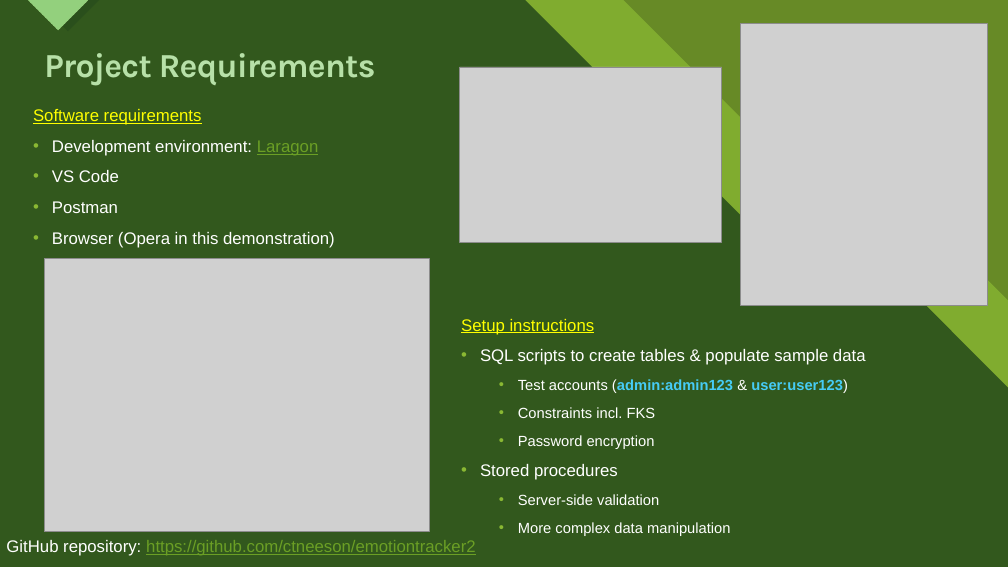
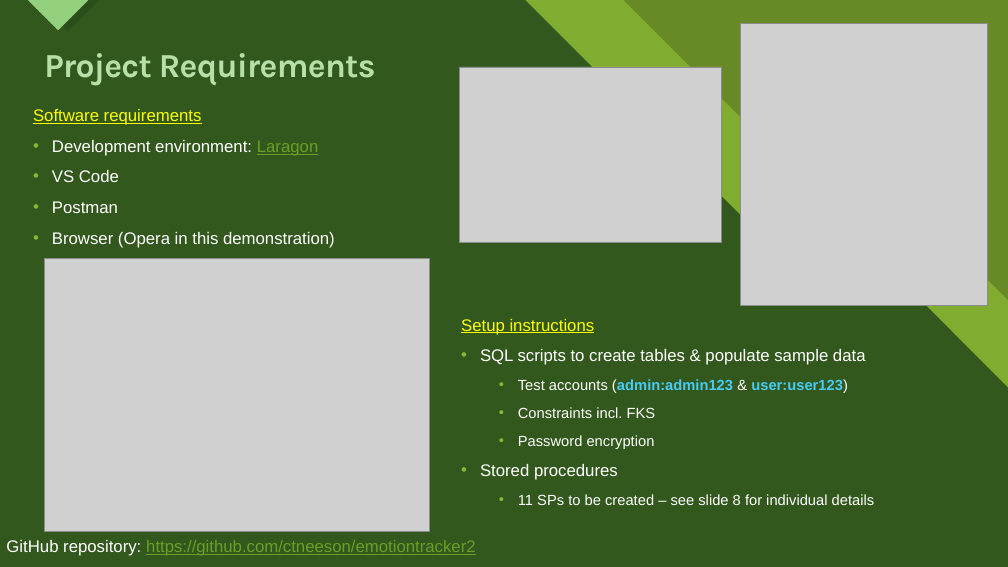
Before and after one commit to ctneeson/emotiontracker2, a slide deck: slide 3 of Emotion Tracker App Project.pptx (slide 2 before the commit). Drawn at 1008x567 pixels with LibreOffice and Linux fonts; fonts in the diff are those of the drawing; grey boxes stand for pictures. Boxes give left, top, right and bottom in pixels: in the first picture for what was removed or moved away, otherwise in the second. Text is boxed around its words. In the diff, an @@ line names an element or a change of style, - is before the commit and + after.

```diff
--- a/Emotion Tracker App Project.pptx
+++ b/Emotion Tracker App Project.pptx
@@ text at [518,494,875,505]: text changed @@
-  • Server-side validation
-  • More complex data manipulation
+  • 11 SPs to be created – see slide 8 for individual details
```
Also in this commit, not shown: 3 other slides changed, 1 slide added, 5 other files.
